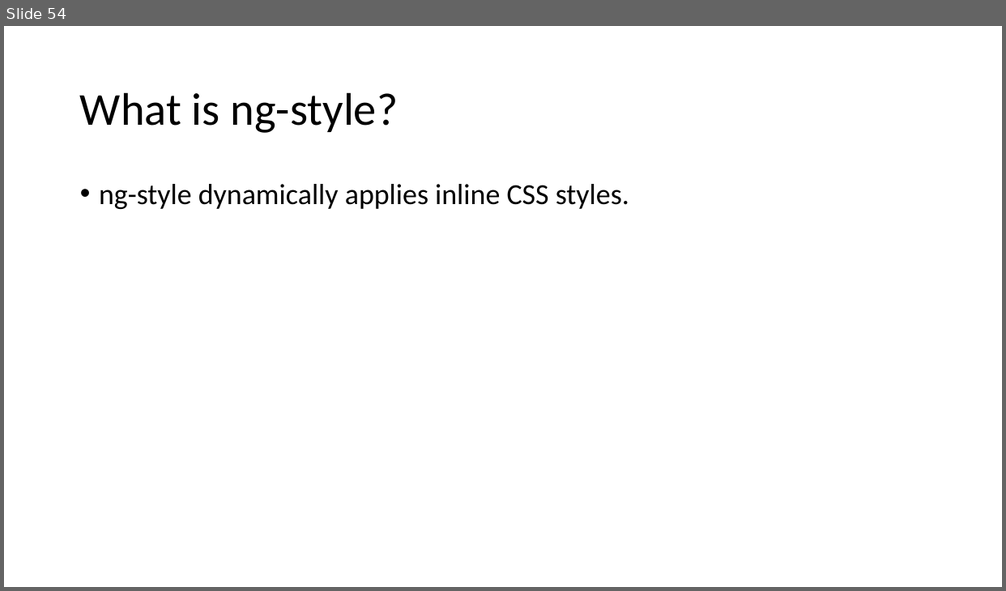
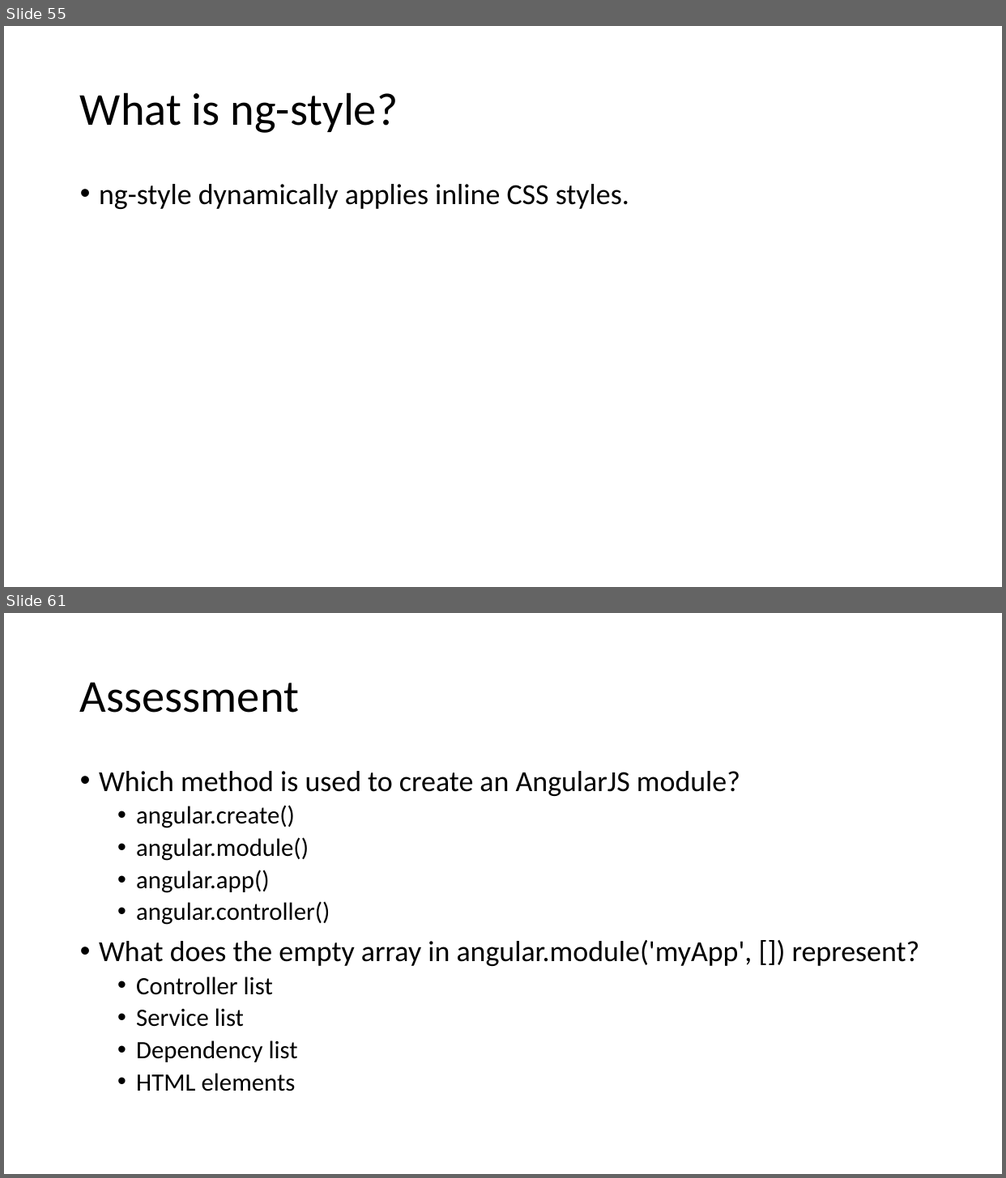
Before and after one commit to vivek-gohil/MIT, a slide deck: Angular JS.pptx. Shown one above the other, each under a label of ours: slide 54 before the commit, slides 55 and 61 after it; the slides between them are not shown. The pictures are 1006x591 and 1006x1178 pixels, drawn with LibreOffice and Linux fonts; fonts in the diff are those of the drawing. Boxes give left, top, right and bottom in pixels: in the first picture for what was removed or moved away, otherwise in the second. Text is boxed around its words. In the diff, an @@ line names an element or a change of style, - is before the commit and + after.

```diff
--- a/Angular JS.pptx
+++ b/Angular JS.pptx
@@ slide 61 added at (4,613,1002,1174), background #FFFFFF @@
@@ title added at (80,682,299,713), 44 pt, text #000000 @@
+Assessment
@@ text added at (99,771,920,1092), 24 pt, text #000000 @@
+• Which method is used to create an AngularJS module?
+  • angular.create()
+  • angular.module()
+  • angular.app()
+  • angular.controller()
+• What does the empty array in angular.module('myApp', []) represent?
+  • Controller list
+  • Service list
+  • Dependency list
+  • HTML elements
@@ what was slide 54 is now slide 55 @@
```
Also in this commit, not shown: 1 slide changed, 9 other slides added.
